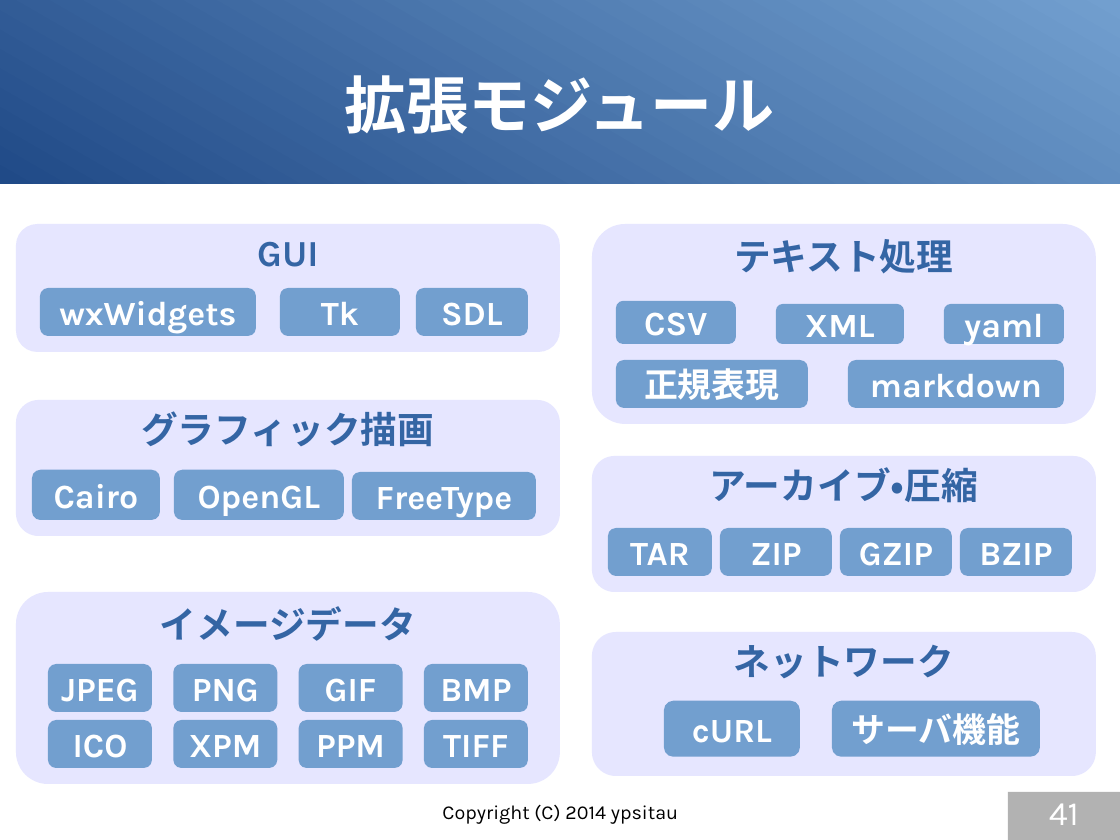
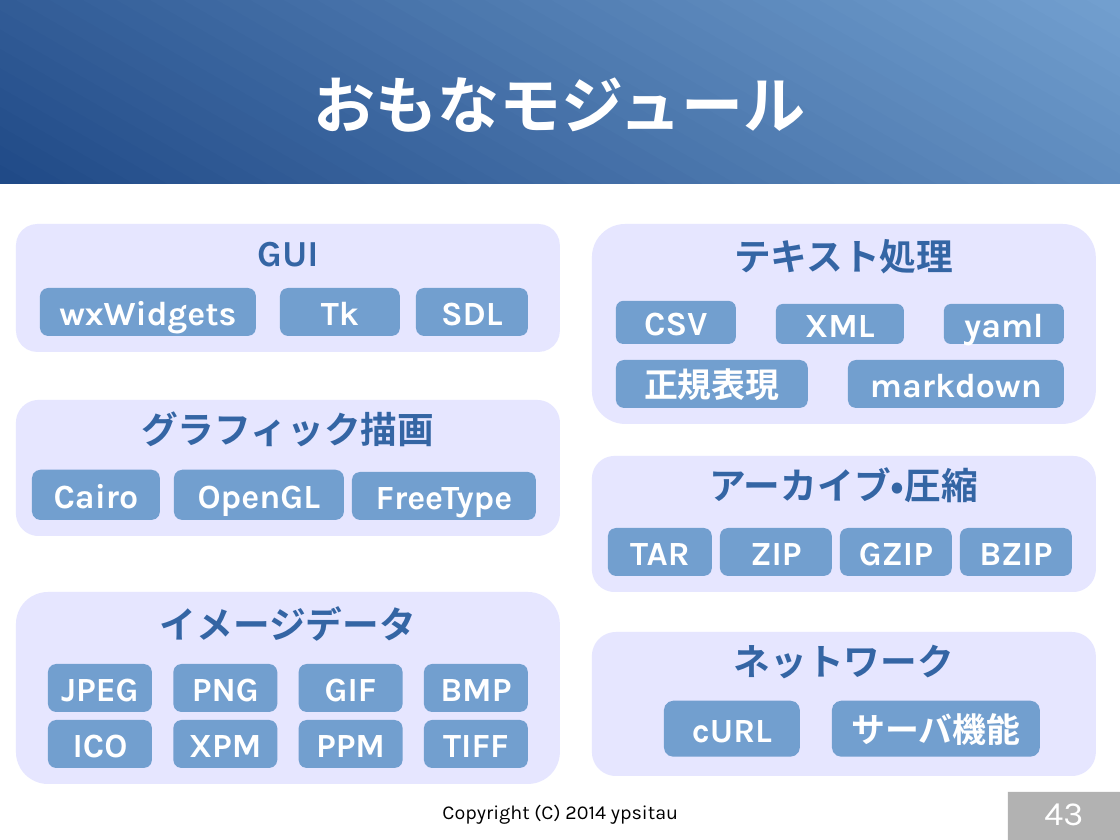
Before and after one commit to gura-lang/gura-doc, a slide deck: slide 43 of presentation/gura-introduction.odp (slide 41 before the commit). Drawn at 1120x840 pixels with LibreOffice and Linux fonts; fonts in the diff are those of the drawing. Boxes give left, top, right and bottom in pixels: in the first picture for what was removed or moved away, otherwise in the second. Text is boxed around its words. In the diff, an @@ line names an element or a change of style, - is before the commit and + after.

```diff
--- a/presentation/gura-introduction.odp
+++ b/presentation/gura-introduction.odp
@@ title at <box>314,77,806,132</box>: text changed @@
-拡張モジュール
+おもなモジュール
@@ page number at <box>1044,803,1083,825</box>: text changed @@
-41
+43
```
Also in this commit, not shown: 6 other slides changed, 3 slides added.
